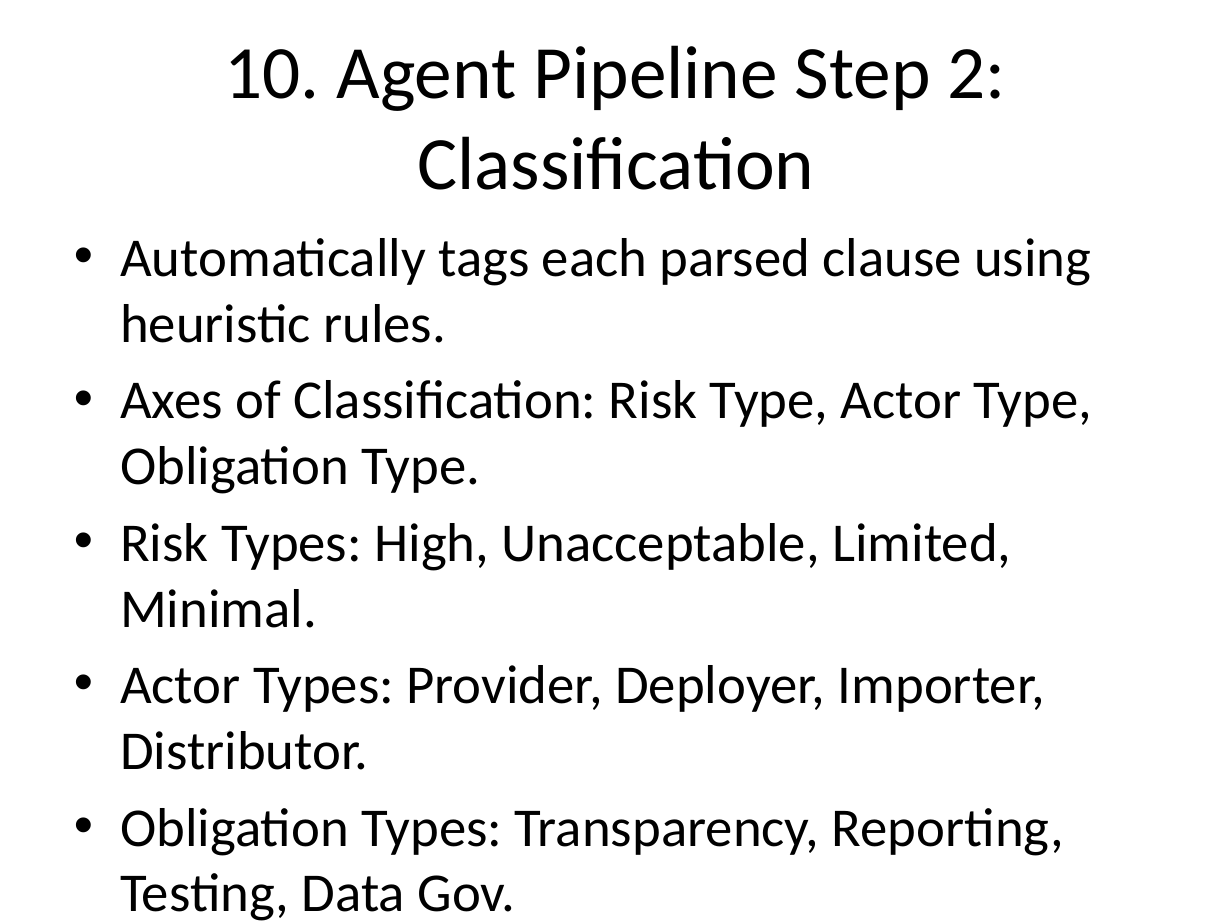
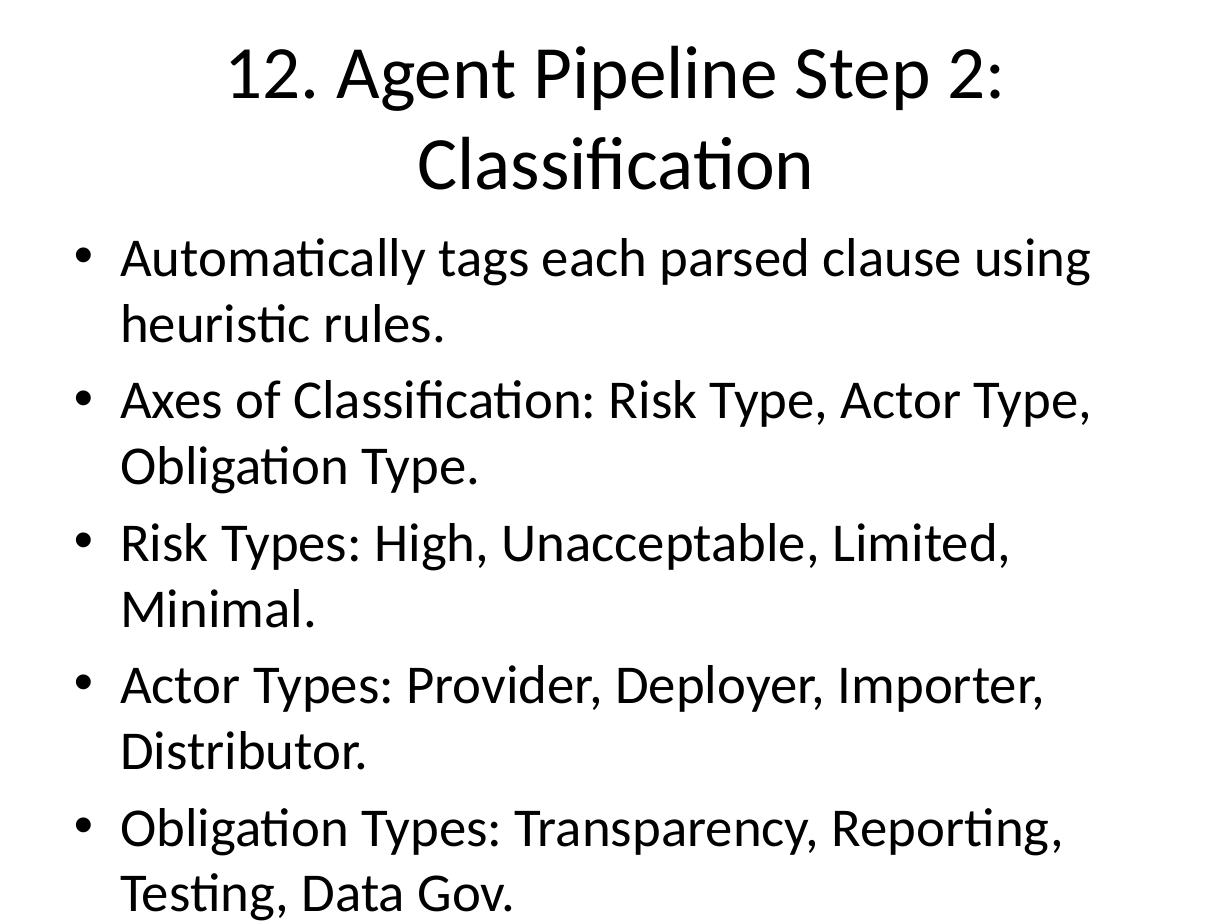
Before and after one commit to avika124/ai-governance-copilot, a slide deck: slide 13 of AI_Governance_Copilot_Presentation.pptx (slide 11 before the commit). Drawn at 1232x924 pixels with LibreOffice and Linux fonts; fonts in the diff are those of the drawing. Boxes give left, top, right and bottom in pixels: in the first picture for what was removed or moved away, otherwise in the second. Text is boxed around its words. In the diff, an @@ line names an element or a change of style, - is before the commit and + after.

```diff
--- a/AI_Governance_Copilot_Presentation.pptx
+++ b/AI_Governance_Copilot_Presentation.pptx
@@ title at <box>224,45,1006,190</box>: text changed @@
-10. Agent Pipeline Step 2: Classification
+12. Agent Pipeline Step 2: Classification
```
Also in this commit, not shown: 15 other slides changed, 3 slides added, 1 other file.
